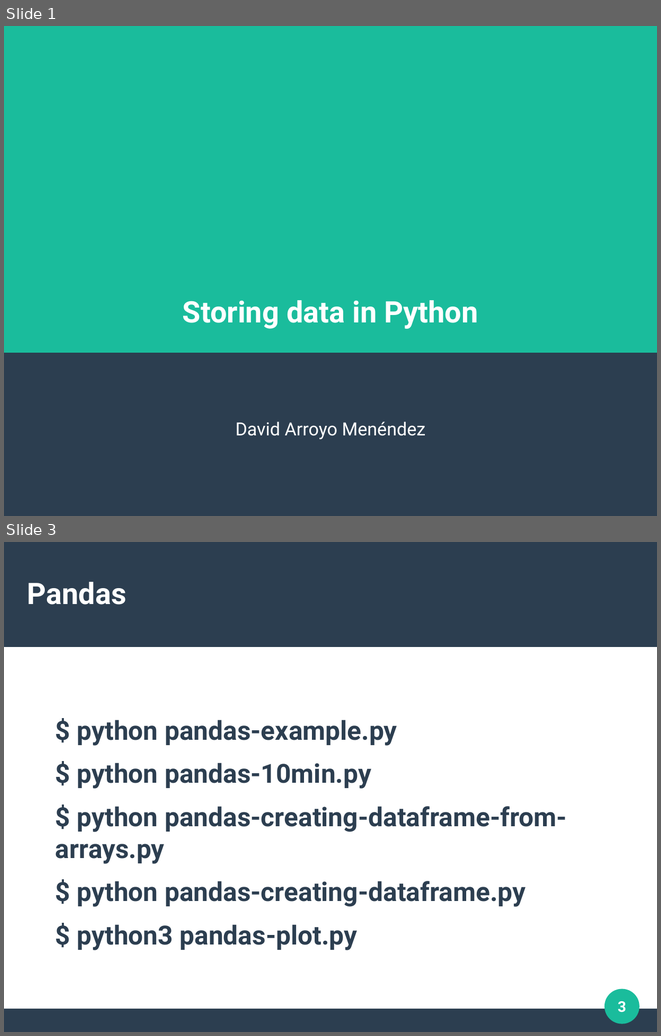
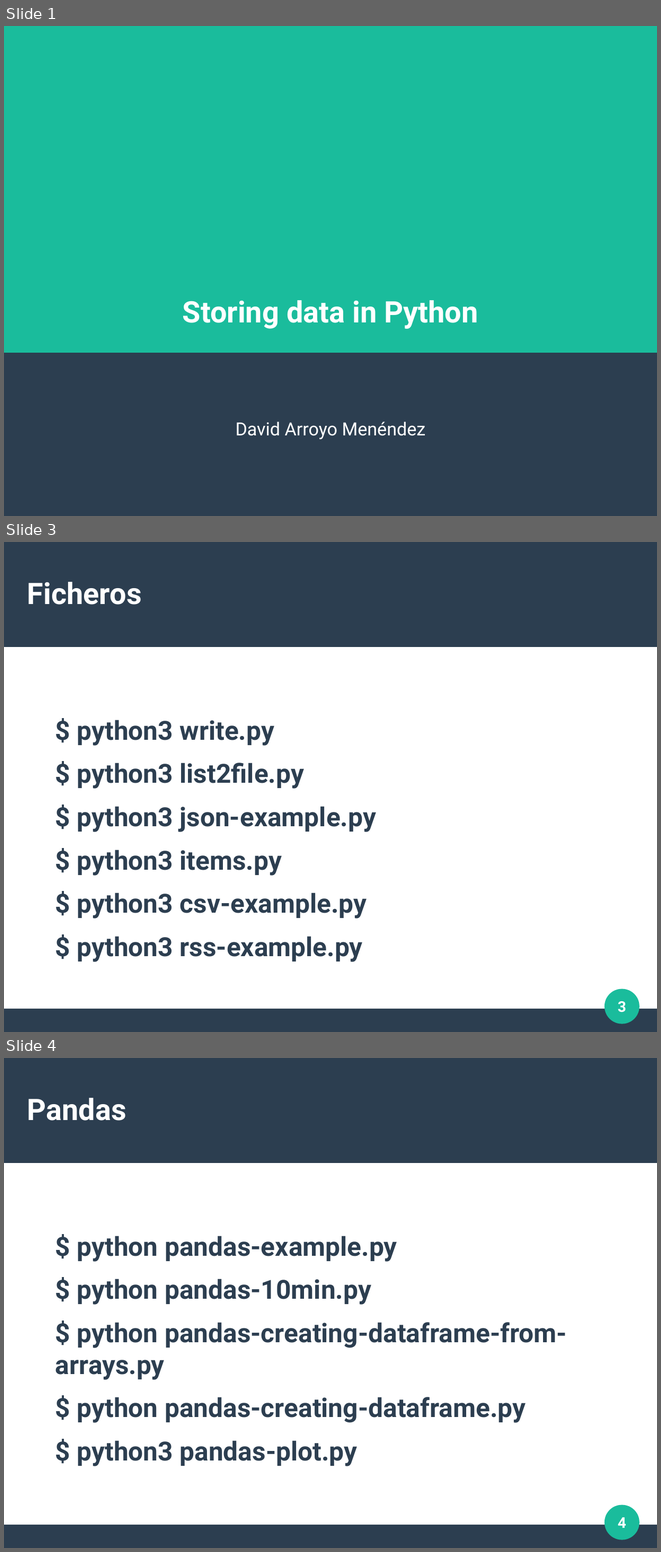
Before and after one commit to davidam/python-examples, a slide deck: slides/storing-data.odp. Shown one above the other, each under a label of ours: slides 1 and 3 before the commit, slides 1, 3 and 4 after it; the slides between them are not shown. The pictures are 661x1036 and 661x1552 pixels, drawn with LibreOffice and Linux fonts; fonts in the diff are those of the drawing. Boxes give left, top, right and bottom in pixels: in the first picture for what was removed or moved away, otherwise in the second. Text is boxed around its words. In the diff, an @@ line names an element or a change of style, - is before the commit and + after.

```diff
--- a/slides/storing-data.odp
+++ b/slides/storing-data.odp
@@ slide 3 added at (x1=4, y1=542, x2=657, y2=1032), background #FFFFFF; not listed: 3 template elements that a slide beside it also shows @@
@@ title added at (x1=27, y1=582, x2=142, y2=605), 36 pt, text #FFFFFF, bold @@
+Ficheros
@@ text added at (x1=77, y1=720, x2=376, y2=962), 32 pt, text #2C3E50, bold @@
+$ python3 write.py
+$ python3 list2file.py
+$ python3 json-example.py
+$ python3 items.py
+$ python3 csv-example.py
+$ python3 rss-example.py
@@ page number added at (x1=618, y1=1001, x2=626, y2=1012), 18 pt, text #FFFFFF, bold @@
+3
@@ what was slide 3 is now slide 4 @@
@@ page number at (x1=618, y1=1517, x2=626, y2=1528): text changed @@
-3
+4
```
Also in this commit, not shown: 1 slide changed.
